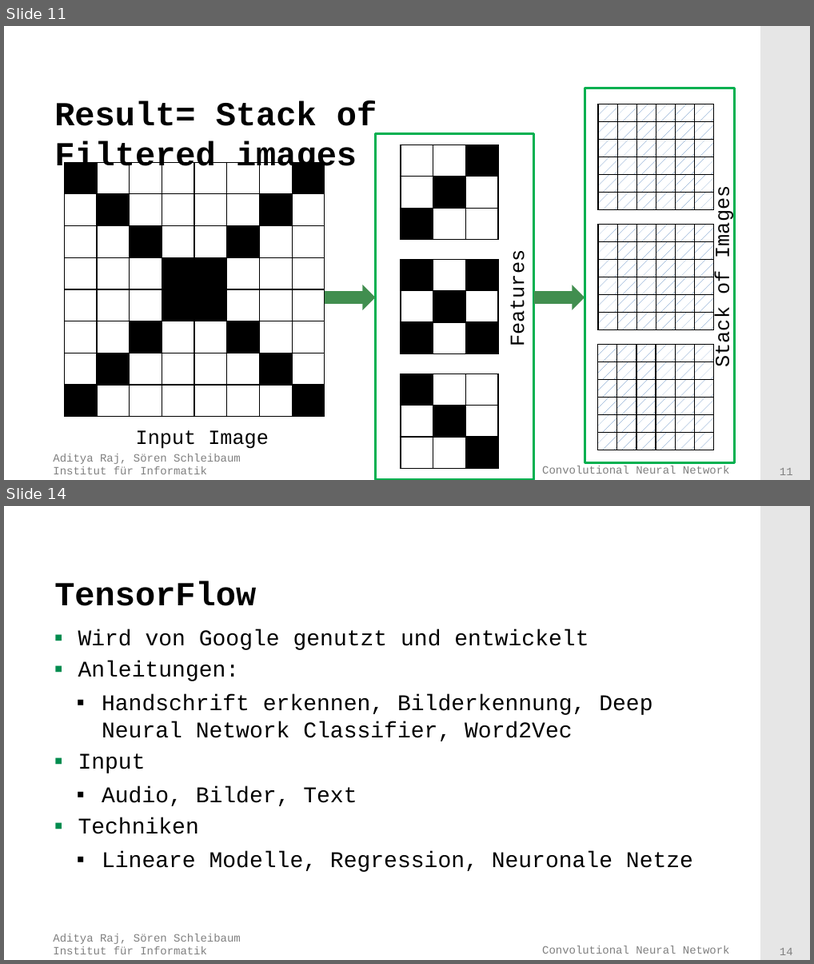
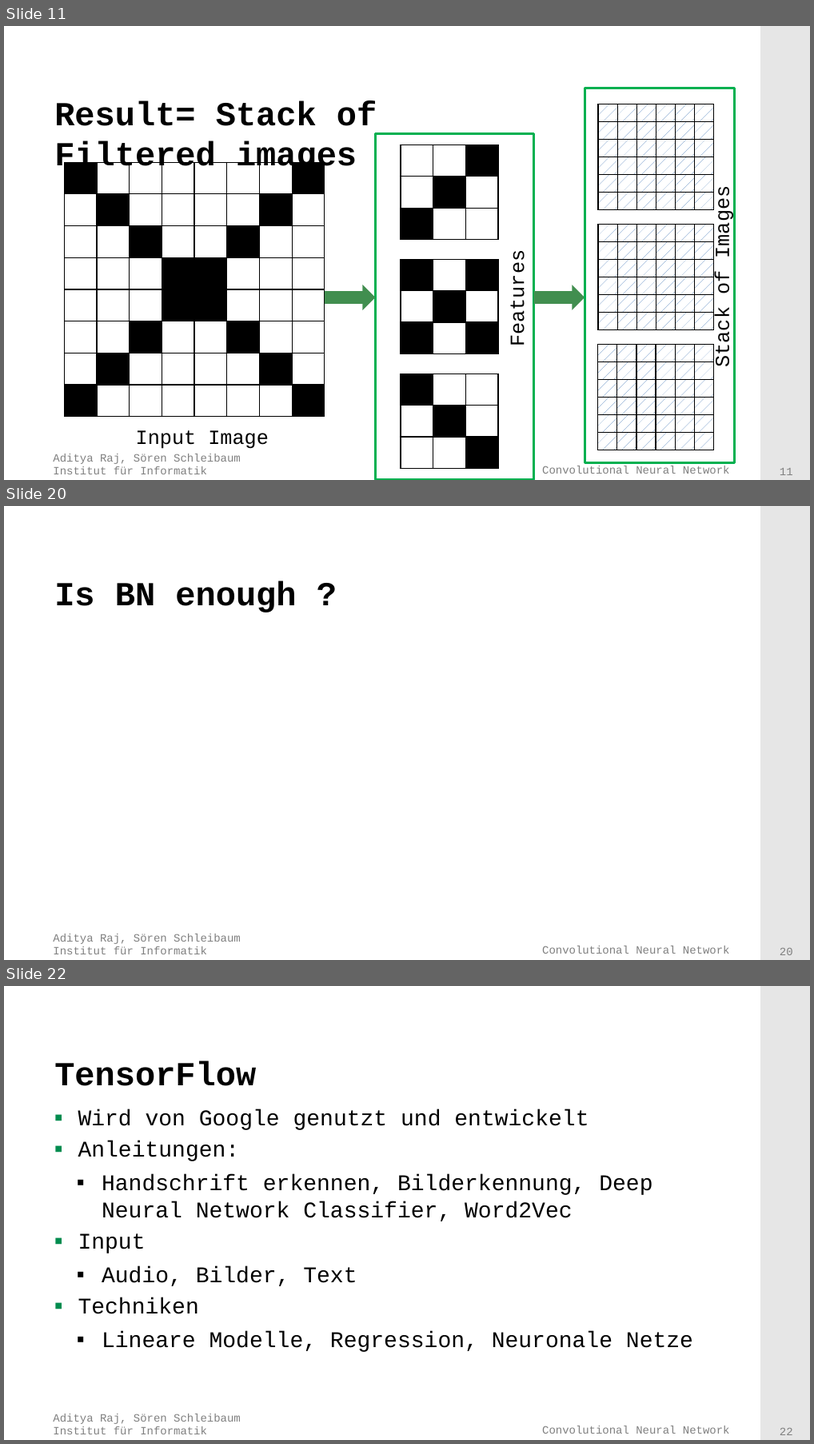
Before and after one commit to adityaraj52/ConvNet, a slide deck: PresentationsAndTalk/Presentation.pptx. Shown one above the other, each under a label of ours: slides 11 and 14 before the commit, slides 11, 20 and 22 after it; the slides between them are not shown. The pictures are 814x964 and 814x1444 pixels, drawn with LibreOffice and Linux fonts; fonts in the diff are those of the drawing; grey boxes stand for pictures; background and template pictures are left out. Boxes give left, top, right and bottom in pixels: in the first picture for what was removed or moved away, otherwise in the second. Text is boxed around its words. In the diff, an @@ line names an element or a change of style, - is before the commit and + after.

```diff
--- a/PresentationsAndTalk/Presentation.pptx
+++ b/PresentationsAndTalk/Presentation.pptx
@@ slide 20 added at box(4, 506, 810, 960), background #FFFFFF; not listed: 4 template elements that a slide beside it also shows @@
@@ title added at box(54, 580, 296, 612), 30 pt, text #000000, bold @@
+Is BN enough ?
@@ what was slide 14 is now slide 22 @@
@@ page number at box(780, 1428, 794, 1435): text changed @@
-14
+22
```
Also in this commit, not shown: 2 slides changed, 10 other slides added, 1 slide removed.
